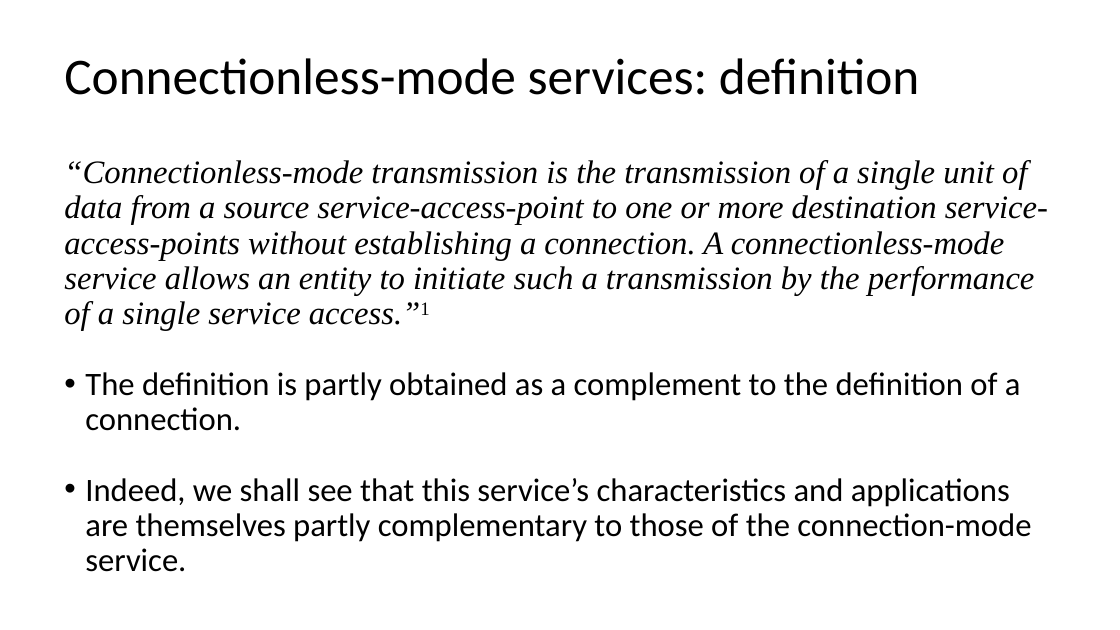
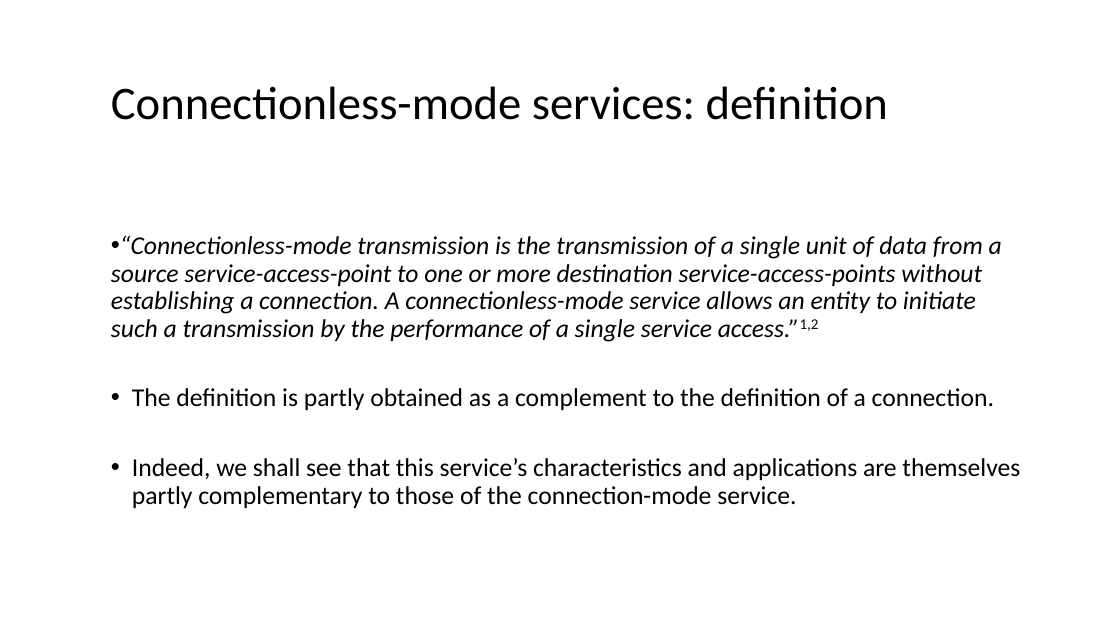
Before and after one commit to lukacassar/hw, a slide deck: slide 42 of CCE2414/1. Networking Foundations.pptx (slide 41 before the commit). Drawn at 1120x630 pixels with LibreOffice and Linux fonts; fonts in the diff are those of the drawing. Boxes give left, top, right and bottom in pixels: in the first picture for what was removed or moved away, otherwise in the second. Text is boxed around its words. In the diff, an @@ line names an element or a change of style, - is before the commit and + after.

```diff
--- a/CCE2414/1. Networking Foundations.pptx
+++ b/CCE2414/1. Networking Foundations.pptx
@@ title "Connectionless-mode services: definition": place and size @@
-title "Connectionless-mode services: definition" at bbox=[64, 58, 919, 95]
+title "Connectionless-mode services: definition" at bbox=[111, 86, 888, 120]
@@ title "Connectionless-mode services: definition" at bbox=[111, 86, 888, 120]: size 44 to 40 pt @@
@@ text "“Connectionless-mode transmission is the transmission ...": place and size @@
-text "“Connectionless-mode transmission is the transmission ..." at bbox=[64, 160, 1048, 572]
+text "“Connectionless-mode transmission is the transmission ..." at bbox=[111, 235, 1020, 508]
@@ text at bbox=[111, 235, 1002, 342]: text changed; size 28 to 22 pt; font Times New Roman to Calibri @@
-“Connectionless-mode transmission is the transmission of a single unit of data from a source service-access-point to one or more destination service-access-points without establishing a connection. A connectionless-mode service allows an entity to initiate such a transmission by the performance of a single service access.”1
+• “Connectionless-mode transmission is the transmission of a single unit of data from a source service-access-point to one or more destination service-access-points without establishing a connection. A connectionless-mode service allows an entity to initiate such a transmission by the performance of a single service access.”1,2
@@ text at bbox=[132, 388, 1020, 508]: size 28 to 22 pt in "The definition is partly obtained as a ...", "Indeed, we shall see that this service’s ..."; more space between paragraphs @@
```
Also in this commit, not shown: 54 other slides changed, 12 slides added, 5 slides removed.
